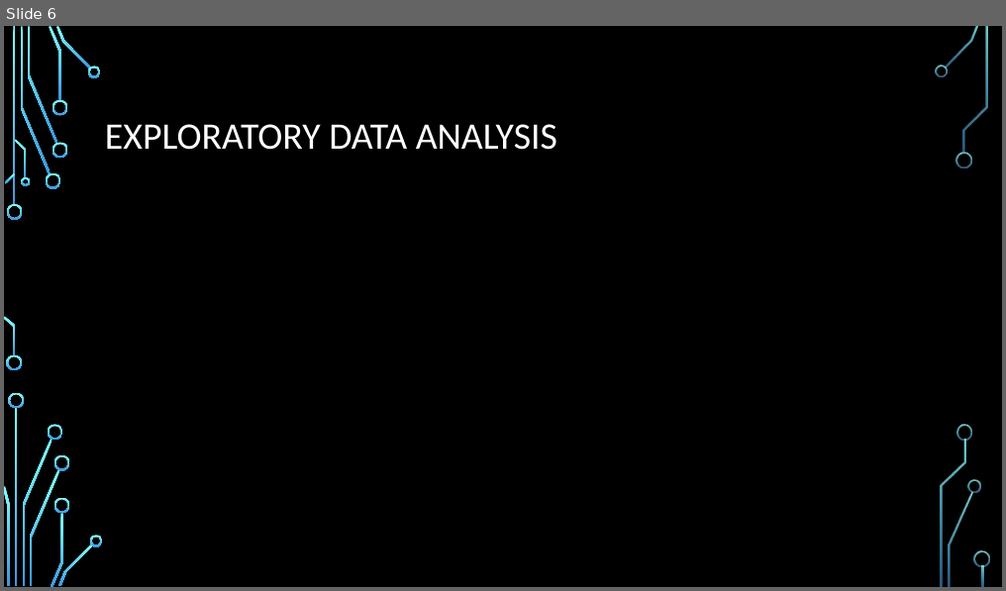
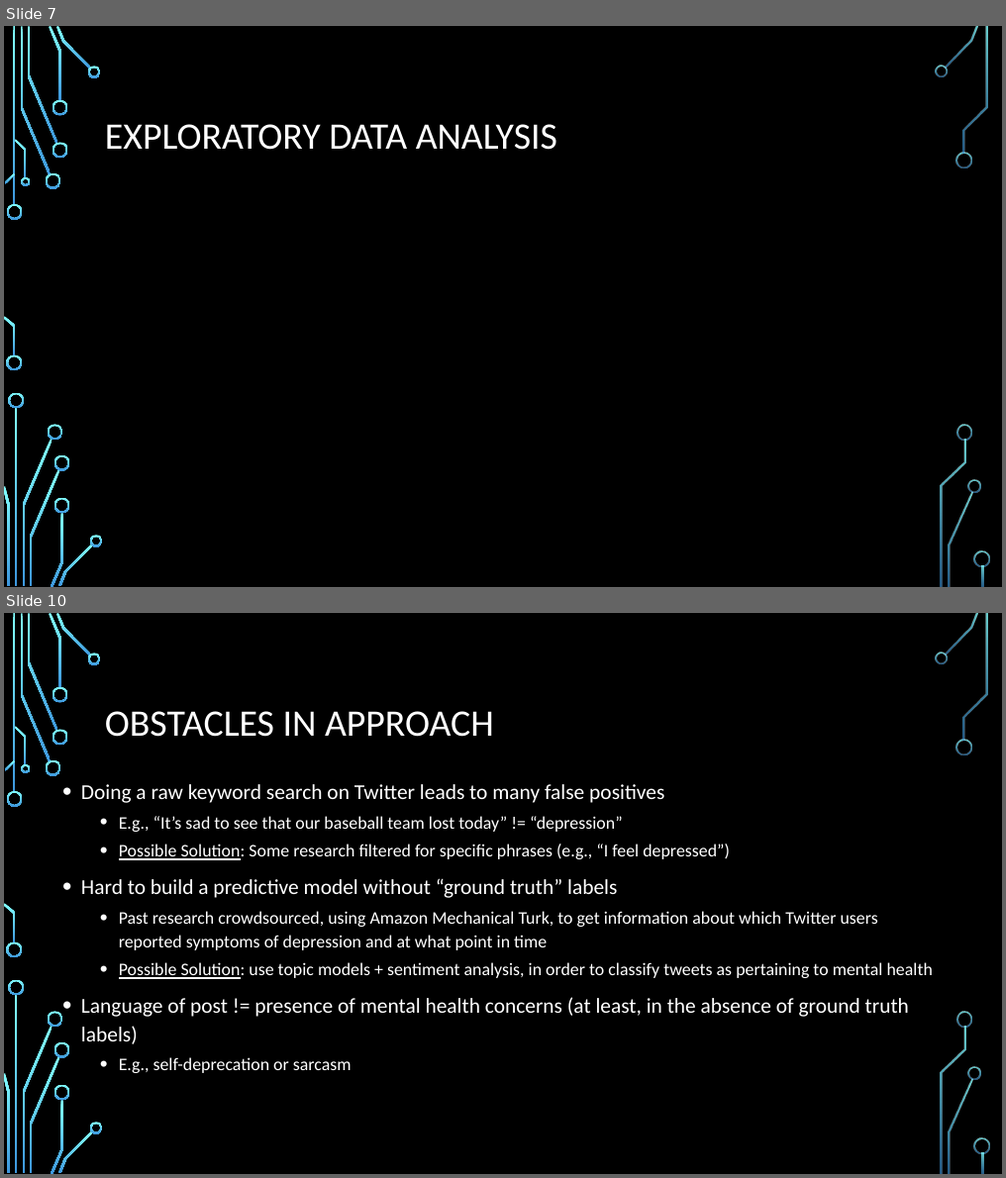
Before and after one commit to ngandhi01/TextMining, a slide deck: media/research_updates_2020-12-02.pptx. Shown one above the other, each under a label of ours: slide 6 before the commit, slides 7 and 10 after it; the slides between them are not shown. The pictures are 1006x591 and 1006x1178 pixels, drawn with LibreOffice and Linux fonts; fonts in the diff are those of the drawing; background and template pictures are left out. Boxes give left, top, right and bottom in pixels: in the first picture for what was removed or moved away, otherwise in the second. Text is boxed around its words. In the diff, an @@ line names an element or a change of style, - is before the commit and + after.

Commit message:
research updates presentation

```diff
--- a/media/research_updates_2020-12-02.pptx
+++ b/media/research_updates_2020-12-02.pptx
@@ slide 10 added at (4, 613, 1002, 1174), background picture (left out); not listed: 36 template elements that a slide beside it also shows @@
@@ title added at (105, 711, 494, 737), 36 pt, text #FFFFFF @@
+OBSTACLES IN APPROACH
@@ text added at (81, 784, 933, 1073), 17 pt, text #FFFFFF @@
+• Doing a raw keyword search on Twitter leads to many false positives
+  • E.g., “It’s sad to see that our baseball team lost today” != “depression”
+  • Possible Solution: Some research filtered for specific phrases (e.g., “I feel depressed”)
+• Hard to build a predictive model without “ground truth” labels
+  • Past research crowdsourced, using Amazon Mechanical Turk, to get information about which Twitter users reported symptoms of depression and at what point in time
+  • Possible Solution: use topic models + sentiment analysis, in order to classify tweets as pertaining to mental health
+• Language of post != presence of mental health concerns (at least, in the absence of ground truth labels)
+  • E.g., self-deprecation or sarcasm
@@ what was slide 6 is now slide 7 @@
```
Also in this commit, not shown: 4 slides changed, 3 other slides added, 1 slide removed, 2 other files.
